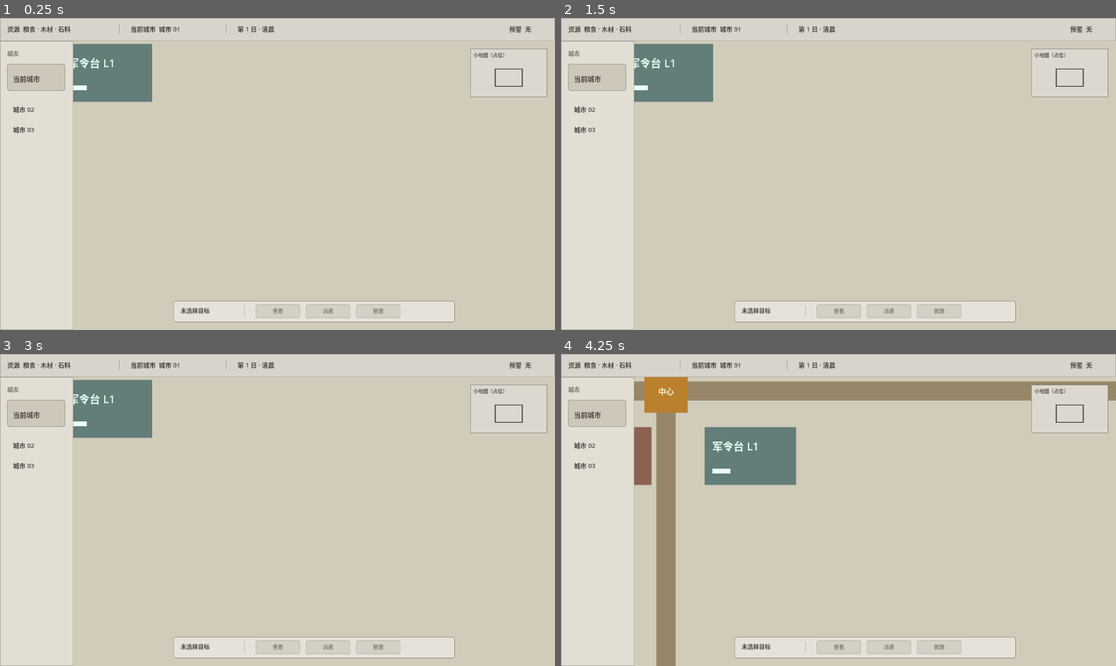
Above: before the commit, frames 1-4 (two rows, left to right).
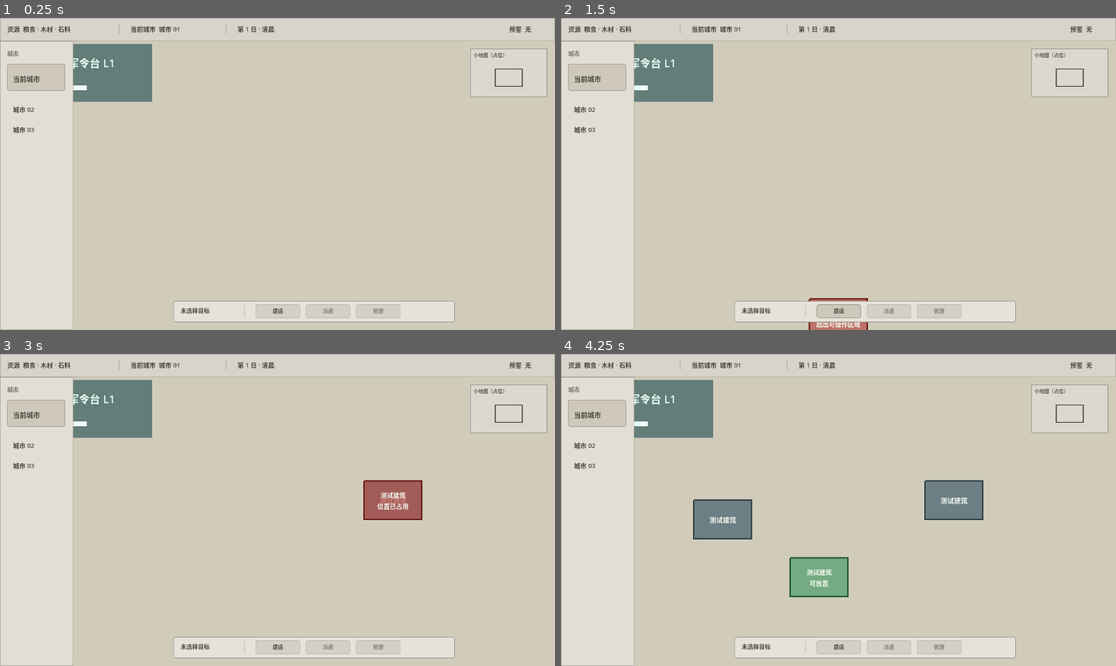
Above: after the commit, the same moments.

Repository: dodabojcuk-sys/Peace-Under-Heaven
Game: Godot game, scene res://scenes/blank_map.tscn
Two runs of this game, one before a commit and one after it. Both use one fixed random seed, a clock stepped at 60 frames per second and the inputs below.
Inputs (mouse positions are in pixels of both pictures, inside the frame that each line leads up to):
- Up to frame 1 (0.25 s): no input
- Up to frame 2 (1.5 s): click (838, 311) at 0.5 s, where only the run after the commit has a clickable "建造"; click (838, 311) at 1.25 s, where only the run after the commit has a clickable "建造"
- Up to frame 3 (3 s): click (277, 647) at 2 s, where only the run after the commit has a clickable "建造"; tap Enter at 2.75 s; move the mouse to (399, 494) at 2.77 s; click (399, 494) at 2.92 s
- Up to frame 4 (4.25 s): tap Space at 3.5 s; drag from (727, 525) to (810, 572) at 3.52 s

The runs differ from the first frame. In frame 1, less than 0.1% of the frame differs, in the area x 49-52%, y 92-95%; in frame 2, 0.4%; in frame 3, 1.4%; in frame 4, 17%, in the area x 13-100%, y 7-100%.

Commit message:
feat: add minimal grid construction prototype

Diff:
--- a/scenes/blank_map.tscn
+++ b/scenes/blank_map.tscn
@@ -1,6 +1,7 @@
-[gd_scene load_steps=9 format=3 uid="uid://blankmap00"]
+[gd_scene load_steps=10 format=3 uid="uid://blankmap00"]
 
 [ext_resource type="Script" path="res://scripts/map_pan_controller.gd" id="1_map_pan"]
+[ext_resource type="Script" path="res://scripts/construction_controller.gd" id="2_construction"]
 
 [sub_resource type="StyleBoxFlat" id="StyleBoxFlat_top_bar"]
 bg_color = Color(0.847059, 0.831373, 0.796078, 1)
@@ -78,6 +79,9 @@
 [node name="Camera2D" type="Camera2D" parent="."]
 position = Vector2(1100, 700)
 enabled = true
+
+[node name="ConstructionController" type="Node" parent="."]
+script = ExtResource("2_construction")
 
 [node name="MapBoard" type="ColorRect" parent="MapWorld"]
 layout_mode = 0
@@ -370,6 +374,34 @@
 offset_bottom = 96.0
 color = Color(0.92, 1, 0.96, 1)
 
+[node name="ConstructionLayer" type="Node2D" parent="MapWorld"]
+z_index = 10
+
+[node name="PlacedBuildings" type="Node2D" parent="MapWorld/ConstructionLayer"]
+
+[node name="ConstructionPreview" type="Node2D" parent="MapWorld/ConstructionLayer"]
+visible = false
+
+[node name="Body" type="Polygon2D" parent="MapWorld/ConstructionLayer/ConstructionPreview"]
+polygon = PackedVector2Array(0, 0, 120, 0, 120, 80, 0, 80)
+color = Color(0.31, 0.62, 0.43, 0.72)
+
+[node name="Outline" type="Line2D" parent="MapWorld/ConstructionLayer/ConstructionPreview"]
+points = PackedVector2Array(0, 0, 120, 0, 120, 80, 0, 80, 0, 0)
+width = 3.0
+default_color = Color(0.12, 0.34, 0.2, 1)
+
+[node name="Label" type="Label" parent="MapWorld/ConstructionLayer/ConstructionPreview"]
+offset_right = 120.0
+offset_bottom = 80.0
+mouse_filter = 2
+theme_override_colors/font_color = Color(0.96, 0.98, 0.94, 1)
+theme_override_font_sizes/font_size = 13
+text = "测试建筑
+可放置"
+horizontal_alignment = 1
+vertical_alignment = 1
+
 [node name="UI" type="CanvasLayer" parent="."]
 
 [node name="Shell" type="Control" parent="UI"]
@@ -569,28 +601,22 @@
 mouse_filter = 2
 color = Color(0.65098, 0.631373, 0.596078, 1)
 
-[node name="ViewDisabled" type="Panel" parent="UI/Shell/ContextBar"]
+[node name="TemporaryBuildButton" type="Button" parent="UI/Shell/ContextBar"]
 layout_mode = 0
 offset_left = 171.0
 offset_top = 7.0
 offset_right = 263.0
 offset_bottom = 35.0
-mouse_filter = 2
-theme_override_styles/panel = SubResource("StyleBoxFlat_disabled_action")
-
-[node name="Label" type="Label" parent="UI/Shell/ContextBar/ViewDisabled"]
-layout_mode = 1
-anchors_preset = 15
-anchor_right = 1.0
-anchor_bottom = 1.0
-grow_horizontal = 2
-grow_vertical = 2
-mouse_filter = 2
-theme_override_colors/font_color = Color(0.513725, 0.494118, 0.458824, 1)
+focus_mode = 0
+mouse_default_cursor_shape = 2
+theme_override_colors/font_color = Color(0.286275, 0.27451, 0.254902, 1)
+theme_override_colors/font_hover_color = Color(0.286275, 0.27451, 0.254902, 1)
+theme_override_colors/font_pressed_color = Color(0.286275, 0.27451, 0.254902, 1)
 theme_override_font_sizes/font_size = 11
-text = "查看"
-horizontal_alignment = 1
-vertical_alignment = 1
+theme_override_styles/normal = SubResource("StyleBoxFlat_disabled_action")
+theme_override_styles/hover = SubResource("StyleBoxFlat_current_city")
+theme_override_styles/pressed = SubResource("StyleBoxFlat_current_city")
+text = "建造"
 
 [node name="DispatchDisabled" type="Panel" parent="UI/Shell/ContextBar"]
 layout_mode = 0
--- /dev/null
+++ b/scripts/construction_controller.gd
@@ -0,0 +1,295 @@
+extends Node
+
+
+signal placing_started
+
+enum ConstructionState {
+	IDLE,
+	PLACING,
+}
+
+const GRID_SIZE := 40.0
+const GRID_ORIGIN := Vector2.ZERO
+const TEST_BUILDING_FOOTPRINT := Vector2i(3, 2)
+const TEST_BUILDING_WORLD_SIZE := Vector2(
+	TEST_BUILDING_FOOTPRINT.x * GRID_SIZE,
+	TEST_BUILDING_FOOTPRINT.y * GRID_SIZE
+)
+const UI_SAFETY_MARGIN := 8.0
+const PREVIEW_VALID_COLOR := Color(0.31, 0.62, 0.43, 0.72)
+const PREVIEW_INVALID_COLOR := Color(0.72, 0.31, 0.28, 0.72)
+const PREVIEW_VALID_OUTLINE := Color(0.12, 0.34, 0.2, 1.0)
+const PREVIEW_INVALID_OUTLINE := Color(0.42, 0.12, 0.1, 1.0)
+const PLACED_BUILDING_COLOR := Color(0.42, 0.5, 0.52, 1.0)
+const PLACED_BUILDING_OUTLINE := Color(0.2, 0.25, 0.27, 1.0)
+
+@onready var map_world: Node2D = $"../MapWorld"
+@onready var map_board: Control = $"../MapWorld/MapBoard"
+@onready var placed_buildings: Node2D = $"../MapWorld/ConstructionLayer/PlacedBuildings"
+@onready var construction_preview: Node2D = $"../MapWorld/ConstructionLayer/ConstructionPreview"
+@onready var preview_body: Polygon2D = (
+	$"../MapWorld/ConstructionLayer/ConstructionPreview/Body"
+)
+@onready var preview_outline: Line2D = (
+	$"../MapWorld/ConstructionLayer/ConstructionPreview/Outline"
+)
+@onready var preview_label: Label = (
+	$"../MapWorld/ConstructionLayer/ConstructionPreview/Label"
+)
+@onready var build_button: Button = (
+	$"../UI/Shell/ContextBar/TemporaryBuildButton"
+)
+@onready var top_status_bar: Control = $"../UI/Shell/TopStatusBar"
+@onready var city_bar: Control = $"../UI/Shell/CityBar"
+@onready var minimap_placeholder: Control = $"../UI/Shell/MinimapPlaceholder"
+@onready var context_bar: Control = $"../UI/Shell/ContextBar"
+
+var state := ConstructionState.IDLE
+var preview_origin_cell := Vector2i.ZERO
+var preview_valid := false
+var preview_invalid_reason := ""
+var occupied_cells: Dictionary = {}
+var placements: Array[Dictionary] = []
+var _next_placement_id := 1
+
+
+func _ready() -> void:
+	build_button.pressed.connect(_on_build_button_pressed)
+	construction_preview.visible = false
+
+
+func is_placing() -> bool:
+	return state == ConstructionState.PLACING
+
+
+func begin_placing(screen_position: Vector2) -> void:
+	if is_placing():
+		update_preview(screen_position)
+		return
+
+	state = ConstructionState.PLACING
+	construction_preview.visible = true
+	update_preview(screen_position)
+	placing_started.emit()
+
+
+func cancel_placing() -> void:
+	if not is_placing():
+		return
+
+	state = ConstructionState.IDLE
+	construction_preview.visible = false
+	preview_valid = false
+	preview_invalid_reason = ""
+
+
+func update_preview(screen_position: Vector2) -> void:
+	if not is_placing():
+		return
+
+	var map_local_position := screen_to_map_local(screen_position)
+	preview_origin_cell = map_position_to_origin_cell(map_local_position)
+	_refresh_preview_for_current_cell()
+
+
+func confirm_current_preview() -> bool:
+	if not is_placing() or not preview_valid:
+		return false
+
+	var placement_id := _next_placement_id
+	_next_placement_id += 1
+	var origin_cell := preview_origin_cell
+	var footprint_cells := get_footprint_cells(origin_cell)
+	for cell in footprint_cells:
+		occupied_cells[cell] = placement_id
+
+	placements.append({
+		"id": placement_id,
+		"origin_cell": origin_cell,
+		"footprint_cells": footprint_cells.duplicate(),
+	})
+	_create_placed_building(placement_id, origin_cell)
+	_refresh_preview_for_current_cell()
+	return true
+
+
+func screen_to_map_local(screen_position: Vector2) -> Vector2:
+	return map_world.get_global_transform_with_canvas().affine_inverse() * screen_position
+
+
+func map_local_to_screen(map_local_position: Vector2) -> Vector2:
+	return map_world.get_global_transform_with_canvas() * map_local_position
+
+
+func map_position_to_origin_cell(map_local_position: Vector2) -> Vector2i:
+	var grid_position := (map_local_position - GRID_ORIGIN) / GRID_SIZE
+	return Vector2i(
+		roundi(grid_position.x - TEST_BUILDING_FOOTPRINT.x * 0.5),
+		roundi(grid_position.y - TEST_BUILDING_FOOTPRINT.y * 0.5)
+	)
+
+
+func cell_to_map_local(cell: Vector2i) -> Vector2:
+	return GRID_ORIGIN + Vector2(cell) * GRID_SIZE
+
+
+func get_footprint_cells(origin_cell: Vector2i) -> Array[Vector2i]:
+	var cells: Array[Vector2i] = []
+	for y in range(TEST_BUILDING_FOOTPRINT.y):
+		for x in range(TEST_BUILDING_FOOTPRINT.x):
+			cells.append(origin_cell + Vector2i(x, y))
+	return cells
+
+
+func evaluate_origin_cell(origin_cell: Vector2i) -> Dictionary:
+	var footprint_cells := get_footprint_cells(origin_cell)
+	if not _footprint_is_inside_map(origin_cell):
+		return _validation_result(false, "超出地图")
+
+	for cell in footprint_cells:
+		if occupied_cells.has(cell):
+			return _validation_result(false, "位置已占用")
+
+	var screen_rect := get_footprint_screen_rect(origin_cell)
+	if not _screen_rect_is_inside_viewport(screen_rect):
+		return _validation_result(false, "超出可操作区域", screen_rect)
+
+	for ui_control in _get_ui_occlusion_controls():
+		if (
+			ui_control.is_visible_in_tree()
+			and ui_control.get_global_rect().grow(UI_SAFETY_MARGIN).intersects(screen_rect)
+		):
+			return _validation_result(false, "被界面遮挡", screen_rect)
+
+	return _validation_result(true, "", screen_rect)
+
+
+func get_footprint_screen_rect(origin_cell: Vector2i) -> Rect2:
+	var map_origin := cell_to_map_local(origin_cell)
+	var map_end := map_origin + TEST_BUILDING_WORLD_SIZE
+	var corners := [
+		map_local_to_screen(map_origin),
+		map_local_to_screen(Vector2(map_end.x, map_origin.y)),
+		map_local_to_screen(map_end),
+		map_local_to_screen(Vector2(map_origin.x, map_end.y)),
+	]
+	var minimum: Vector2 = corners[0]
+	var maximum: Vector2 = corners[0]
+	for corner in corners:
+		minimum = minimum.min(corner)
+		maximum = maximum.max(corner)
+	return Rect2(minimum, maximum - minimum)
+
+
+func _on_build_button_pressed() -> void:
+	begin_placing(get_viewport().get_mouse_position())
+
+
+func _refresh_preview_for_current_cell() -> void:
+	var validation := evaluate_origin_cell(preview_origin_cell)
+	preview_valid = validation.valid
+	preview_invalid_reason = validation.reason
+	construction_preview.position = cell_to_map_local(preview_origin_cell)
+	preview_body.color = PREVIEW_VALID_COLOR if preview_valid else PREVIEW_INVALID_COLOR
+	preview_outline.default_color = (
+		PREVIEW_VALID_OUTLINE if preview_valid else PREVIEW_INVALID_OUTLINE
+	)
+	preview_label.text = "测试建筑\n可放置" if preview_valid else "测试建筑\n%s" % preview_invalid_reason
+
+
+func _footprint_is_inside_map(origin_cell: Vector2i) -> bool:
+	var map_grid_size := Vector2i(
+		floori(map_board.size.x / GRID_SIZE),
+		floori(map_board.size.y / GRID_SIZE)
+	)
+	return (
+		origin_cell.x >= 0
+		and origin_cell.y >= 0
+		and origin_cell.x + TEST_BUILDING_FOOTPRINT.x <= map_grid_size.x
+		and origin_cell.y + TEST_BUILDING_FOOTPRINT.y <= map_grid_size.y
+	)
+
+
+func _screen_rect_is_inside_viewport(screen_rect: Rect2) -> bool:
+	var viewport_rect := get_viewport().get_visible_rect()
+	return (
+		screen_rect.position.x >= viewport_rect.position.x
+		and screen_rect.position.y >= viewport_rect.position.y
+		and screen_rect.end.x <= viewport_rect.end.x
+		and screen_rect.end.y <= viewport_rect.end.y
+	)
+
+
+func _get_ui_occlusion_controls() -> Array[Control]:
+	return [
+		top_status_bar,
+		city_bar,
+		minimap_placeholder,
+		context_bar,
+	]
+
+
+func _validation_result(
+	valid: bool,
+	reason: String,
+	screen_rect := Rect2()
+) -> Dictionary:
+	return {
+		"valid": valid,
+		"reason": reason,
+		"screen_rect": screen_rect,
+	}
+
+
+func _create_placed_building(placement_id: int, origin_cell: Vector2i) -> void:
+	var building := Node2D.new()
+	building.name = "TestBuilding%03d" % placement_id
+	building.position = cell_to_map_local(origin_cell)
+	building.set_meta("origin_cell", origin_cell)
+	building.set_meta("footprint_cells", TEST_BUILDING_FOOTPRINT)
+
+	var body := Polygon2D.new()
+	body.name = "Body"
+	body.polygon = _building_polygon()
+	body.color = PLACED_BUILDING_COLOR
+	building.add_child(body)
+
+	var outline := Line2D.new()
+	outline.name = "Outline"
+	outline.points = _building_outline_points()
+	outline.width = 3.0
+	outline.default_color = PLACED_BUILDING_OUTLINE
+	building.add_child(outline)
+
+	var label := Label.new()
+	label.name = "Label"
+	label.position = Vector2(8.0, 21.0)
+	label.size = Vector2(104.0, 38.0)
+	label.mouse_filter = Control.MOUSE_FILTER_IGNORE
+	label.text = "测试建筑"
+	label.horizontal_alignment = HORIZONTAL_ALIGNMENT_CENTER
+	label.vertical_alignment = VERTICAL_ALIGNMENT_CENTER
+	label.add_theme_font_size_override("font_size", 14)
+	label.add_theme_color_override("font_color", Color(0.95, 0.96, 0.93, 1.0))
+	building.add_child(label)
+
+	placed_buildings.add_child(building)
+
+
+func _building_polygon() -> PackedVector2Array:
+	return PackedVector2Array([
+		Vector2.ZERO,
+		Vector2(TEST_BUILDING_WORLD_SIZE.x, 0.0),
+		TEST_BUILDING_WORLD_SIZE,
+		Vector2(0.0, TEST_BUILDING_WORLD_SIZE.y),
+	])
+
+
+func _building_outline_points() -> PackedVector2Array:
+	return PackedVector2Array([
+		Vector2.ZERO,
+		Vector2(TEST_BUILDING_WORLD_SIZE.x, 0.0),
+		TEST_BUILDING_WORLD_SIZE,
+		Vector2(0.0, TEST_BUILDING_WORLD_SIZE.y),
+		Vector2.ZERO,
+	])
--- a/scripts/map_pan_controller.gd
+++ b/scripts/map_pan_controller.gd
@@ -8,6 +8,7 @@
 
 @onready var camera: Camera2D = $Camera2D
 @onready var map_board: Control = $MapWorld/MapBoard
+@onready var construction_controller: Node = $ConstructionController
 
 var active_drag_button: int = -1
 var last_pointer_screen := Vector2.ZERO
@@ -17,10 +18,15 @@
 
 func _ready() -> void:
 	get_viewport().size_changed.connect(_clamp_camera)
+	construction_controller.placing_started.connect(_on_construction_placing_started)
 	call_deferred("_initialize_camera")
 
 
 func _input(event: InputEvent) -> void:
+	if construction_controller.is_placing():
+		_handle_construction_input(event)
+		return
+
 	if event is InputEventMouseButton:
 		if event.button_index == MOUSE_BUTTON_WHEEL_UP or event.button_index == MOUSE_BUTTON_WHEEL_DOWN:
 			_handle_zoom(event)
@@ -28,6 +34,33 @@
 			_handle_drag_button(event)
 	elif event is InputEventMouseMotion:
 		_handle_drag_motion(event)
+
+
+func _handle_construction_input(event: InputEvent) -> void:
+	if event is InputEventKey:
+		if event.pressed and not event.echo and event.keycode == KEY_ESCAPE:
+			construction_controller.cancel_placing()
+			_stop_drag()
+			get_viewport().set_input_as_handled()
+		return
+
+	if event is InputEventMouseButton:
+		if event.button_index == MOUSE_BUTTON_WHEEL_UP or event.button_index == MOUSE_BUTTON_WHEEL_DOWN:
+			_handle_zoom(event)
+			construction_controller.update_preview(event.position)
+		elif event.button_index == MOUSE_BUTTON_MIDDLE:
+			_handle_drag_button(event)
+			construction_controller.update_preview(event.position)
+		elif event.button_index == MOUSE_BUTTON_RIGHT and event.pressed:
+			construction_controller.cancel_placing()
+			_stop_drag()
+			get_viewport().set_input_as_handled()
+		elif event.button_index == MOUSE_BUTTON_LEFT and event.pressed:
+			construction_controller.confirm_current_preview()
+			get_viewport().set_input_as_handled()
+	elif event is InputEventMouseMotion:
+		_handle_drag_motion(event)
+		construction_controller.update_preview(event.position)
 
 
 func _handle_drag_button(event: InputEventMouseButton) -> void:
@@ -98,6 +131,10 @@
 	is_dragging = false
 
 
+func _on_construction_placing_started() -> void:
+	_stop_drag()
+
+
 func _clamp_camera() -> void:
 	var map_size := map_board.size
 	var viewport_size := get_viewport_rect().size
--- /dev/null
+++ b/tests/run_construction_placement_smoke.gd
@@ -0,0 +1,232 @@
+extends SceneTree
+
+
+var failures: Array[String] = []
+
+
+func _initialize() -> void:
+	call_deferred("_run")
+
+
+func _run() -> void:
+	root.size = Vector2i(1152, 648)
+	var packed_scene := load("res://scenes/blank_map.tscn") as PackedScene
+	_check(packed_scene != null, "主场景可以加载")
+	if packed_scene == null:
+		_finish()
+		return
+
+	var scene := packed_scene.instantiate()
+	root.add_child(scene)
+	await process_frame
+	await process_frame
+
+	var controller: Node = scene.get_node("ConstructionController")
+	var camera: Camera2D = scene.get_node("Camera2D")
+	var preview: Node2D = scene.get_node(
+		"MapWorld/ConstructionLayer/ConstructionPreview"
+	)
+	var placed_buildings: Node2D = scene.get_node(
+		"MapWorld/ConstructionLayer/PlacedBuildings"
+	)
+	var build_button: Button = scene.get_node(
+		"UI/Shell/ContextBar/TemporaryBuildButton"
+	)
+
+	_check(scene.find_children("MapWorld", "Node2D", true, false).size() == 1,
+		"场景只有一套 MapWorld")
+	_check(scene.find_children("Camera2D", "Camera2D", true, false).size() == 1,
+		"场景只有一套 Camera2D")
+	_check(is_equal_approx(controller.GRID_SIZE, 40.0), "网格为 40 世界单位")
+	_check(controller.TEST_BUILDING_FOOTPRINT == Vector2i(3, 2),
+		"测试建筑占地为 3 x 2")
+	_check(controller.get_footprint_cells(Vector2i(10, 10)).size() == 6,
+		"3 x 2 占地包含六个格")
+	_check(build_button.mouse_filter == Control.MOUSE_FILTER_STOP,
+		"只有临时建造按钮主动接收 UI 鼠标事件")
+	build_button.emit_signal("pressed")
+	_check(controller.is_placing(), "临时建造按钮信号进入 placing")
+	controller.cancel_placing()
+
+	var reference_map_position := Vector2(1320.0, 920.0)
+	var reference_cell: Vector2i = controller.map_position_to_origin_cell(
+		reference_map_position
+	)
+	for zoom_value in [0.6, 1.0, 1.6]:
+		camera.zoom = Vector2.ONE * zoom_value
+		await process_frame
+		var screen_position: Vector2 = controller.map_local_to_screen(
+			reference_map_position
+		)
+		var round_trip: Vector2 = controller.screen_to_map_local(screen_position)
+		_check(round_trip.is_equal_approx(reference_map_position),
+			"zoom %.1f 下屏幕与 MapWorld 坐标可往返" % zoom_value)
+		_check(controller.map_position_to_origin_cell(round_trip) == reference_cell,
+			"zoom %.1f 下仍吸附到同一世界网格" % zoom_value)
+
+	camera.zoom = Vector2.ONE
+	camera.position = Vector2(1100.0, 700.0)
+	await process_frame
+
+	var safe_screen_position := Vector2(680.0, 390.0)
+	controller.begin_placing(safe_screen_position)
+	_check(controller.is_placing(), "建造入口进入 placing")
+	_check(preview.visible, "placing 状态显示预览")
+	_check(controller.preview_valid, "安全区域预览有效")
+	var first_origin: Vector2i = controller.preview_origin_cell
+	_check(controller.confirm_current_preview(), "第一次有效放置成功")
+	_check(controller.occupied_cells.size() == 6, "首次放置占用六个格")
+	_check(controller.placements.size() == 1, "首次放置写入一条内存记录")
+	_check(placed_buildings.get_child_count() == 1, "首次放置创建一个世界节点")
+	_check(controller.preview_origin_cell == first_origin,
+		"确认使用当前可见预览的同一网格 intent")
+	_check(not controller.preview_valid, "已占用位置的预览变为无效")
+	_check(not controller.confirm_current_preview(), "重复覆盖已占用格被拒绝")
+	_check(controller.occupied_cells.size() == 6,
+		"无效确认不改变 occupied_cells")
+
+	controller.cancel_placing()
+	_check(not controller.is_placing(), "取消后回到 idle")
+	_check(not preview.visible, "取消后预览消失")
+	_check(controller.placements.size() == 1, "取消不删除已放置建筑")
+
+	var ui_overlap_points := {
+		"TopStatusBar": Vector2(600.0, 55.0),
+		"CityBar": Vector2(100.0, 300.0),
+		"MinimapPlaceholder": Vector2(1050.0, 115.0),
+		"ContextBar": Vector2(650.0, 585.0),
+	}
+	for ui_name in ui_overlap_points:
+		controller.begin_placing(ui_overlap_points[ui_name])
+		_check(not controller.preview_valid, "与 %s 投影重叠时无效" % ui_name)
+		_check(controller.preview_invalid_reason == "被界面遮挡",
+			"%s 重叠由实际 UI rect 判定" % ui_name)
+		_check(not controller.confirm_current_preview(),
+			"%s 下方左键确认不会放置" % ui_name)
+		controller.cancel_placing()
+	_check(controller.placements.size() == 1,
+		"所有 UI 遮挡无效确认均不改变 placements")
+	_check(controller.occupied_cells.size() == 6,
+		"所有 UI 遮挡无效确认均不改变 occupied_cells")
+
+	controller.begin_placing(ui_overlap_points.CityBar)
+	var occluded_cell: Vector2i = controller.preview_origin_cell
+	_check(not controller.occupied_cells.has(occluded_cell),
+		"UI 遮挡不会把世界格写入 occupied_cells")
+
+	camera.position.x -= 320.0
+	await process_frame
+	var occluded_cell_center: Vector2 = (
+		controller.cell_to_map_local(occluded_cell)
+		+ controller.TEST_BUILDING_WORLD_SIZE * 0.5
+	)
+	var moved_screen_position: Vector2 = controller.map_local_to_screen(
+		occluded_cell_center
+	)
+	controller.update_preview(moved_screen_position)
+	_check(controller.preview_origin_cell == occluded_cell,
+		"移动相机后仍指向同一世界格")
+	_check(controller.preview_valid,
+		"同一世界格移入安全可见区后可重新确认")
+	controller.cancel_placing()
+
+	controller.begin_placing(Vector2(760.0, 420.0))
+	var escape_event := InputEventKey.new()
+	escape_event.keycode = KEY_ESCAPE
+	escape_event.pressed = true
+	scene._input(escape_event)
+	_check(not controller.is_placing(), "Esc 通过唯一输入入口取消")
+	_check(not preview.visible, "Esc 取消后预览消失")
+
+	controller.begin_placing(Vector2(760.0, 420.0))
+	var right_event := InputEventMouseButton.new()
+	right_event.button_index = MOUSE_BUTTON_RIGHT
+	right_event.pressed = true
+	right_event.position = Vector2(760.0, 420.0)
+	scene._input(right_event)
+	_check(not controller.is_placing(), "右键通过唯一输入入口取消")
+
+	controller.begin_placing(Vector2(860.0, 500.0))
+	_check(controller.preview_valid, "左键路由测试位置有效")
+	var placing_left_camera_position := camera.position
+	var placement_count_before_left: int = controller.placements.size()
+	var placing_left_press := InputEventMouseButton.new()
+	placing_left_press.button_index = MOUSE_BUTTON_LEFT
+	placing_left_press.pressed = true
+	placing_left_press.position = Vector2(860.0, 500.0)
+	scene._input(placing_left_press)
+	_check(controller.placements.size() == placement_count_before_left + 1,
+		"placing 左键通过唯一输入入口确认放置")
+	_check(camera.position.is_equal_approx(placing_left_camera_position),
+		"placing 左键不移动 Camera2D")
+	_check(controller.is_placing(), "确认一次后保持 placing 以便连续放置")
+	controller.cancel_placing()
+
+	var idle_camera_position := camera.position
+	var left_press := InputEventMouseButton.new()
+	left_press.button_index = MOUSE_BUTTON_LEFT
+	left_press.pressed = true
+	left_press.position = Vector2(600.0, 350.0)
+	scene._input(left_press)
+	var left_motion := InputEventMouseMotion.new()
+	left_motion.position = Vector2(620.0, 350.0)
+	scene._input(left_motion)
+	var left_release := InputEventMouseButton.new()
+	left_release.button_index = MOUSE_BUTTON_LEFT
+	left_release.pressed = false
+	left_release.position = Vector2(620.0, 350.0)
+	scene._input(left_release)
+	_check(not camera.position.is_equal_approx(idle_camera_position),
+		"idle 状态保留原左键阈值拖动路径")
+	_check(scene.active_drag_button == -1, "idle 拖动松开立即停止")
+
+	controller.begin_placing(Vector2(760.0, 420.0))
+	var placing_camera_position := camera.position
+	var middle_press := InputEventMouseButton.new()
+	middle_press.button_index = MOUSE_BUTTON_MIDDLE
+	middle_press.pressed = true
+	middle_press.position = Vector2(760.0, 420.0)
+	scene._input(middle_press)
+	var middle_motion := InputEventMouseMotion.new()
+	middle_motion.position = Vector2(780.0, 420.0)
+	scene._input(middle_motion)
+	var middle_release := InputEventMouseButton.new()
+	middle_release.button_index = MOUSE_BUTTON_MIDDLE
+	middle_release.pressed = false
+	middle_release.position = Vector2(780.0, 420.0)
+	scene._input(middle_release)
+	_check(not camera.position.is_equal_approx(placing_camera_position),
+		"placing 状态保留中键 Camera2D 拖动")
+	_check(scene.active_drag_button == -1, "placing 中键松开立即停止")
+
+	var zoom_before := camera.zoom.x
+	var wheel_event := InputEventMouseButton.new()
+	wheel_event.button_index = MOUSE_BUTTON_WHEEL_UP
+	wheel_event.pressed = true
+	wheel_event.position = Vector2(780.0, 420.0)
+	scene._input(wheel_event)
+	_check(camera.zoom.x > zoom_before, "placing 状态保留滚轮缩放")
+
+	controller.cancel_placing()
+	scene.queue_free()
+	await process_frame
+	_finish()
+
+
+func _check(condition: bool, description: String) -> void:
+	if condition:
+		print("PASS: %s" % description)
+	else:
+		failures.append(description)
+		push_error("FAIL: %s" % description)
+
+
+func _finish() -> void:
+	if failures.is_empty():
+		print("CONSTRUCTION_PLACEMENT_SMOKE PASS")
+		quit(0)
+	else:
+		print("CONSTRUCTION_PLACEMENT_SMOKE FAIL (%d)" % failures.size())
+		for failure in failures:
+			print(" - %s" % failure)
+		quit(1)
Not shown, added: scripts/construction_controller.gd.uid
Not shown, added: tests/run_construction_placement_smoke.gd.uid
Not shown, changed: CURRENT_STATE.md
